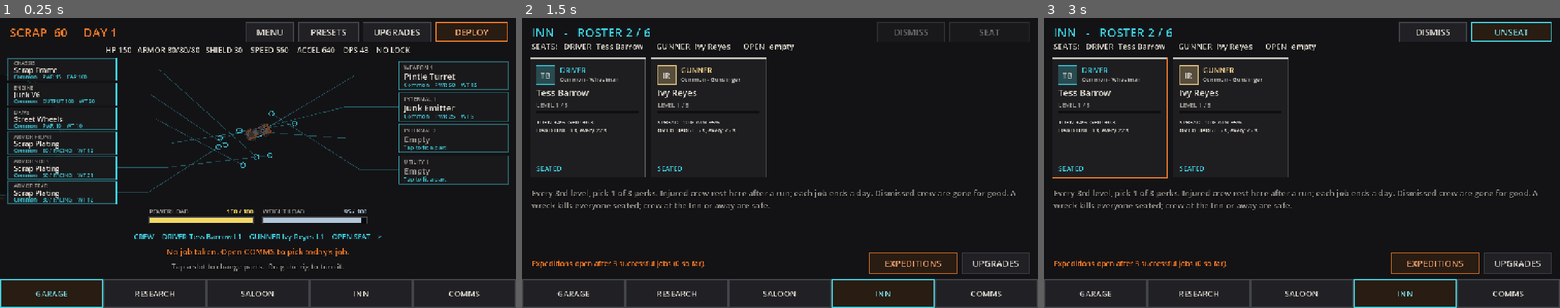
Above: before the commit, frames 1-3 (left to right).
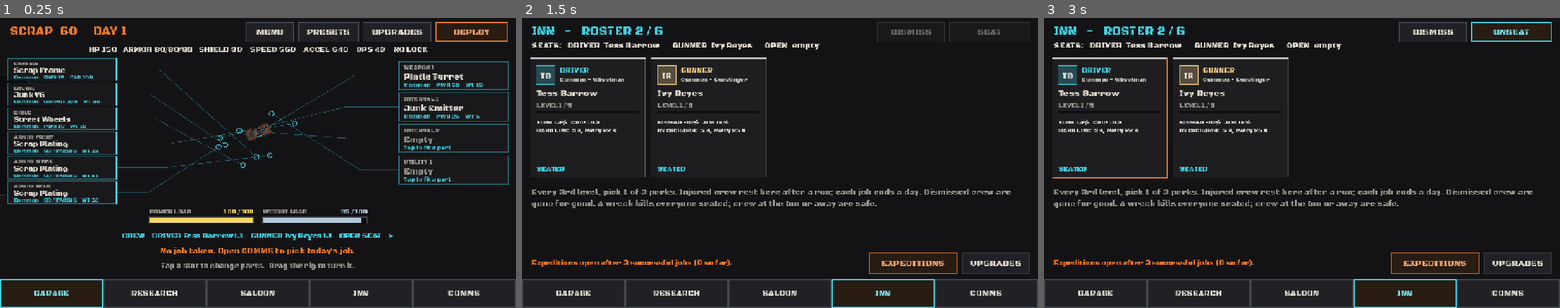
Above: after the commit, the same moments.

Repository: Asmogius/helriders-game
Game: Godot game, scene res://scenes/garage.tscn
The game is run twice, just before and just after one commit, with the same random seed, the same clock (stepped at 60 frames per second) and the same inputs.
Inputs (mouse positions are in pixels of both pictures, inside the frame that each line leads up to):
- Up to frame 1 (0.25 s): no input
- Up to frame 2 (1.5 s): click "CREW DRIVER Tess Barrow L1 GU…" at 0.5 s; click "UPGRADES" at 1.25 s
- Up to frame 3 (3 s): click "DEPLOY" at 2 s; click (1105, 70) at 2.77 s

The runs differ from the first frame. In frame 1, 7.2% of the frame differs, in the area x 2-95%, y 2-96%; in frame 2, 6.0%; in frame 3, 6.1%.

Commit message:
V6.1 Fonts: Black Ops One interface font, fit-to-width HUD and card labels, ART_CREDITS.md

Diff:
--- a/scripts/comms.gd
+++ b/scripts/comms.gd
@@ -268,10 +268,10 @@
 			UI.draw_skull(self, Vector2(26 + i * 26, 100), 10.0, UI.skull_color(level), i < level)
 		_wrapped(font, Missions.brief(mission), Vector2(16, 136), w, 16, UI.TEXT_DIM)
 		# Up to five tighter lines: a 6-skull job lists a lot of trouble.
-		_wrapped(font, Missions.threats_text(mission), Vector2(16, 184), w, 14, UI.TEXT, 5, 4.0)
+		_wrapped(font, Missions.threats_text(mission), Vector2(16, 182), w, 13, UI.TEXT, 5, 3.0)
 		draw_string(font, Vector2(16, size.y - 52), "PAYS %d SCRAP" % int(mission.reward), HORIZONTAL_ALIGNMENT_LEFT, w, 20, T.COL_ORANGE)
 		if schematic_odds != "":
-			draw_string(font, Vector2(16, size.y - 28), "+ " + schematic_odds, HORIZONTAL_ALIGNMENT_LEFT, w, 15, UI.GOOD)
+			UI.draw_fit(self, font, Vector2(16, size.y - 28), "+ " + schematic_odds, HORIZONTAL_ALIGNMENT_LEFT, w, 15, UI.GOOD)
 		if taken:
 			draw_string(font, Vector2(16, size.y - 8), "TAKEN", HORIZONTAL_ALIGNMENT_RIGHT, w, 15, T.COL_CYAN)
 
--- a/scripts/garage.gd
+++ b/scripts/garage.gd
@@ -1194,8 +1194,8 @@
 		draw_rect(Rect2(size.x - 4.0 if side == 0 else 0.0, 0.0, 4.0, size.y), a)
 		var ys := PackedFloat32Array([17.0, 36.0, 51.0]) if compact else PackedFloat32Array([20.0, 45.0, 63.0])
 		draw_string(font, Vector2(14, ys[0]), slot_label, HORIZONTAL_ALIGNMENT_LEFT, -1, 13 if compact else 14, UI.TEXT_DIM)
-		draw_string(font, Vector2(14, ys[1]), part_name, HORIZONTAL_ALIGNMENT_LEFT, size.x - 26.0, 18 if compact else 21, UI.TEXT_DIM if empty else UI.TEXT)
-		draw_string(font, Vector2(14, ys[2]), detail, HORIZONTAL_ALIGNMENT_LEFT, size.x - 26.0, 13 if compact else 14, Color(a, 0.9))
+		UI.draw_fit(self, font, Vector2(14, ys[1]), part_name, HORIZONTAL_ALIGNMENT_LEFT, size.x - 26.0, 18 if compact else 21, UI.TEXT_DIM if empty else UI.TEXT)
+		UI.draw_fit(self, font, Vector2(14, ys[2]), detail, HORIZONTAL_ALIGNMENT_LEFT, size.x - 26.0, 13 if compact else 14, Color(a, 0.9))
 
 
 class PartCard extends Button:
@@ -1237,7 +1237,7 @@
 		else:
 			draw_rect(Rect2(Vector2.ZERO, size), Color(rarity_color, 0.35), false, 2.0)
 		var dim := 0.45 if disabled else 1.0
-		draw_string(font, Vector2(12, 30), title, HORIZONTAL_ALIGNMENT_LEFT, size.x - 24.0, 19, Color(UI.TEXT, dim))
+		UI.draw_fit(self, font, Vector2(12, 30), title, HORIZONTAL_ALIGNMENT_LEFT, size.x - 24.0, 19, Color(UI.TEXT, dim))
 		draw_string(font, Vector2(12, 50), subtitle, HORIZONTAL_ALIGNMENT_LEFT, size.x - 24.0, 14, Color(rarity_color, 0.9 * dim))
 		draw_string(font, Vector2(12, 72), headline, HORIZONTAL_ALIGNMENT_LEFT, size.x - 24.0, 14, Color(UI.TEXT_DIM, dim))
 		var y := 94.0
--- a/scripts/hud.gd
+++ b/scripts/hud.gd
@@ -615,6 +615,7 @@
 	signal toggled(on: bool)
 	const T := preload("res://scripts/tuning.gd")
 	const PadGlyph := preload("res://scripts/pad_glyph.gd")
+	const UI := preload("res://scripts/ui_theme.gd")
 	var on := false
 	var pad_badge := "":
 		set(value):
@@ -660,7 +661,7 @@
 		if on and has_target:
 			draw_circle(c, 5.0, accent)
 		var font := ThemeDB.fallback_font
-		draw_string(font, Vector2(0.0, size.y + 18.0), "LOCK", HORIZONTAL_ALIGNMENT_CENTER, size.x, 18, Color(accent, 0.9))
+		UI.draw_fit(self, font, Vector2(0.0, size.y + 18.0), "LOCK", HORIZONTAL_ALIGNMENT_CENTER, size.x, 18, Color(accent, 0.9))
 		if pad_badge != "":
 			PadGlyph.draw(self, Vector2(size.x - 8.0, 8.0), pad_badge)
 
@@ -702,6 +703,7 @@
 	const T := preload("res://scripts/tuning.gd")
 	const LABELS := {"patch": "PATCH", "mines": "MINES", "oil": "OIL", "spikes": "SPIKES", "pulse": "PULSE", "hard_line": "HARD LINE", "overcharge": "OVERCHARGE"}
 	const PadGlyph := preload("res://scripts/pad_glyph.gd")
+	const UI := preload("res://scripts/ui_theme.gd")
 	var kind := ""      # "hard_line", "overcharge", "patch", "mines" or "oil"
 	var pad_badge := "": # controller mode: the face button that fires it
 		set(value):
@@ -799,7 +801,7 @@
 		var label: String = LABELS.get(kind, kind.to_upper())
 		if disabled:
 			label = "INJURED"
-		draw_string(font, Vector2(-20.0, size.y + 18.0), label, HORIZONTAL_ALIGNMENT_CENTER, size.x + 40.0, 15, Color(tint, 0.9))
+		UI.draw_fit(self, font, Vector2(-8.0, size.y + 18.0), label, HORIZONTAL_ALIGNMENT_CENTER, size.x + 16.0, 15, Color(tint, 0.9))
 		if pad_badge != "":
 			PadGlyph.draw(self, Vector2(size.x - 8.0, 8.0), pad_badge)
 
@@ -810,6 +812,7 @@
 	signal pressed
 	const T := preload("res://scripts/tuning.gd")
 	const PadGlyph := preload("res://scripts/pad_glyph.gd")
+	const UI := preload("res://scripts/ui_theme.gd")
 	var has_ready := false
 	var pad_badge := "":
 		set(value):
@@ -859,7 +862,7 @@
 		if has_ready and cooldown <= 0.0:
 			draw_circle(c + Vector2(r * 0.65, -r * 0.65), 8.0, T.COL_ORANGE)
 		var font := ThemeDB.fallback_font
-		draw_string(font, Vector2(-20.0, size.y + 18.0), "CREW", HORIZONTAL_ALIGNMENT_CENTER, size.x + 40.0, 15, Color(tint, 0.9))
+		UI.draw_fit(self, font, Vector2(-8.0, size.y + 18.0), "CREW", HORIZONTAL_ALIGNMENT_CENTER, size.x + 16.0, 15, Color(tint, 0.9))
 		if pad_badge != "":
 			PadGlyph.draw(self, Vector2(size.x - 8.0, 8.0), pad_badge)
 
--- a/scripts/profile.gd
+++ b/scripts/profile.gd
@@ -111,6 +111,7 @@
 
 
 func _ready() -> void:
+	preload("res://scripts/ui_theme.gd").apply_fonts()   # V6.1 interface font
 	# Tests may have started a game before the autoload is ready; keep it.
 	if not _ready_state and not load_game():
 		new_game()
--- a/scripts/ui_theme.gd
+++ b/scripts/ui_theme.gd
@@ -12,8 +12,47 @@
 const BAD := Color(0.95, 0.38, 0.3)
 
 
+# --- Fonts (P7 / V6.1) -----------------------------------------------------------
+# Black Ops One (SIL OFL 1.1, see docs/ART_CREDITS.md), the owner's pick for the
+# whole interface. If the file is missing the engine font stays (fallback rule).
+const FONT_PATH := "res://art/ui/fonts/BlackOpsOne-Regular.ttf"
+
+
+## The interface font, or the engine default if the art file is missing.
+static func font() -> Font:
+	if ResourceLoader.exists(FONT_PATH):
+		return load(FONT_PATH)
+	return ThemeDB.fallback_font
+
+
+## Called once at startup (Profile._ready): every Control and every custom
+## _draw that asks ThemeDB.fallback_font gets the interface font.
+static func apply_fonts() -> void:
+	var f := font()
+	ThemeDB.fallback_font = f
+	var project := ThemeDB.get_project_theme()
+	if project != null:
+		project.default_font = f
+	ThemeDB.get_default_theme().default_font = f
+
+
+## Font size that fits `text` in `width` px: `size`, shrunk down to `min_size`.
+## Black Ops One is wide, so fixed-width HUD and card labels use this.
+static func fit_size(f: Font, text: String, width: float, size: int, min_size := 10) -> int:
+	var s := size
+	while s > min_size and f.get_string_size(text, HORIZONTAL_ALIGNMENT_LEFT, -1, s).x > width:
+		s -= 1
+	return s
+
+
+## draw_string that never spills past `width` (shrinks the font instead).
+static func draw_fit(canvas: CanvasItem, f: Font, at: Vector2, text: String, align: HorizontalAlignment, width: float, size: int, color: Color) -> void:
+	canvas.draw_string(f, at, text, align, width, fit_size(f, text, width, size), color)
+
+
 static func make() -> Theme:
 	var th := Theme.new()
+	th.default_font = font()
 	th.default_font_size = 22
 	th.set_color("font_color", "Label", TEXT)
 	th.set_color("font_outline_color", "Label", Color(0, 0, 0, 0.8))
--- a/tools/art/capture_all.gd
+++ b/tools/art/capture_all.gd
@@ -35,6 +35,7 @@
 		_add("garage_" + t.to_lower(), _show_tab.bind(t))
 	_add("rarity_tiers", _show_rarity)
 	_add("fight", _show_fight)
+	_add("fight_hud", _show_fight_hud)
 
 
 func _add(shot: String, setup: Callable) -> void:
@@ -77,6 +78,15 @@
 	change_scene_to_file("res://scenes/mission.tscn")
 
 
+## Every HUD button at once (longest labels), to check nothing is squeezed.
+func _show_fight_hud() -> void:
+	var hud: Node = current_scene.hud
+	hud.set_lock_available(true)
+	var kinds: Array[String] = ["overcharge", "hard_line", "spikes"]
+	hud.set_abilities(kinds)
+	hud.banner("SCHEMATIC: OUTRIDER SPORT WHEELS", T.COL_ORANGE, 3.0)
+
+
 func _process(_delta: float) -> bool:
 	if _wait > 0:
 		_wait -= 1
Not shown, added: art/ui/fonts/BlackOpsOne-OFL.txt
Binary file added: art/ui/fonts/BlackOpsOne-Regular.ttf
Not shown, added: art/ui/fonts/BlackOpsOne-Regular.ttf.import
Binary file added: docs/captures/p7/v6.1/1280x720/fight_hud.png
Binary file added: docs/captures/p7/v6.1/1280x720/garage_comms.png
Binary file added: docs/captures/p7/v6.1/1280x720/garage_garage.png
Binary file added: docs/captures/p7/v6.1/1280x720/garage_research.png
Binary file added: docs/captures/p7/v6.1/1280x720/garage_saloon.png
Binary file added: docs/captures/p7/v6.1/1600x720/fight_hud.png
Binary file added: docs/captures/p7/v6.1/1600x720/garage_comms.png
Binary file added: docs/captures/p7/v6.1/1600x720/garage_garage.png
Binary file added: docs/captures/p7/v6.1/1600x720/garage_research.png
(and 8 more such lines)
